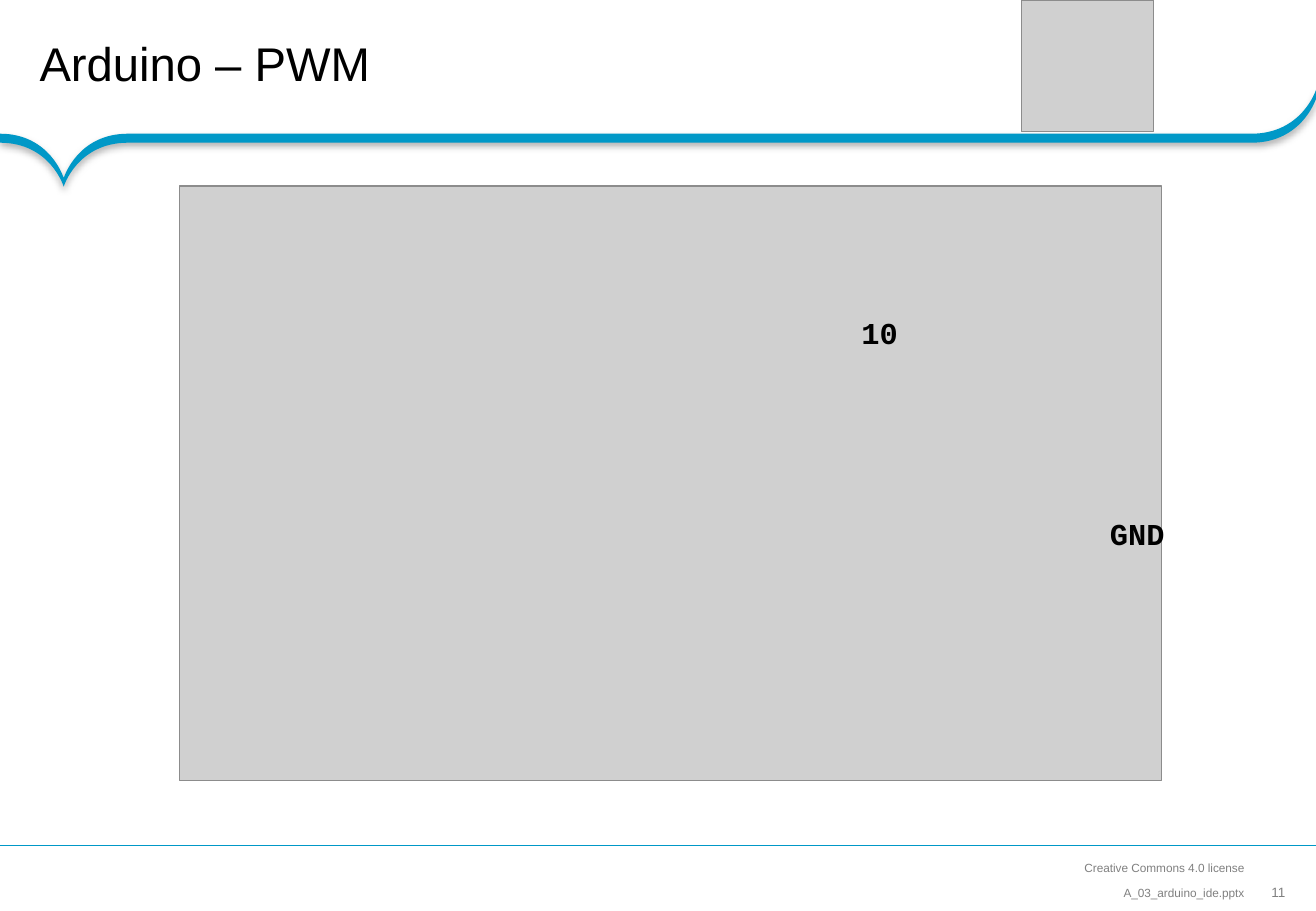
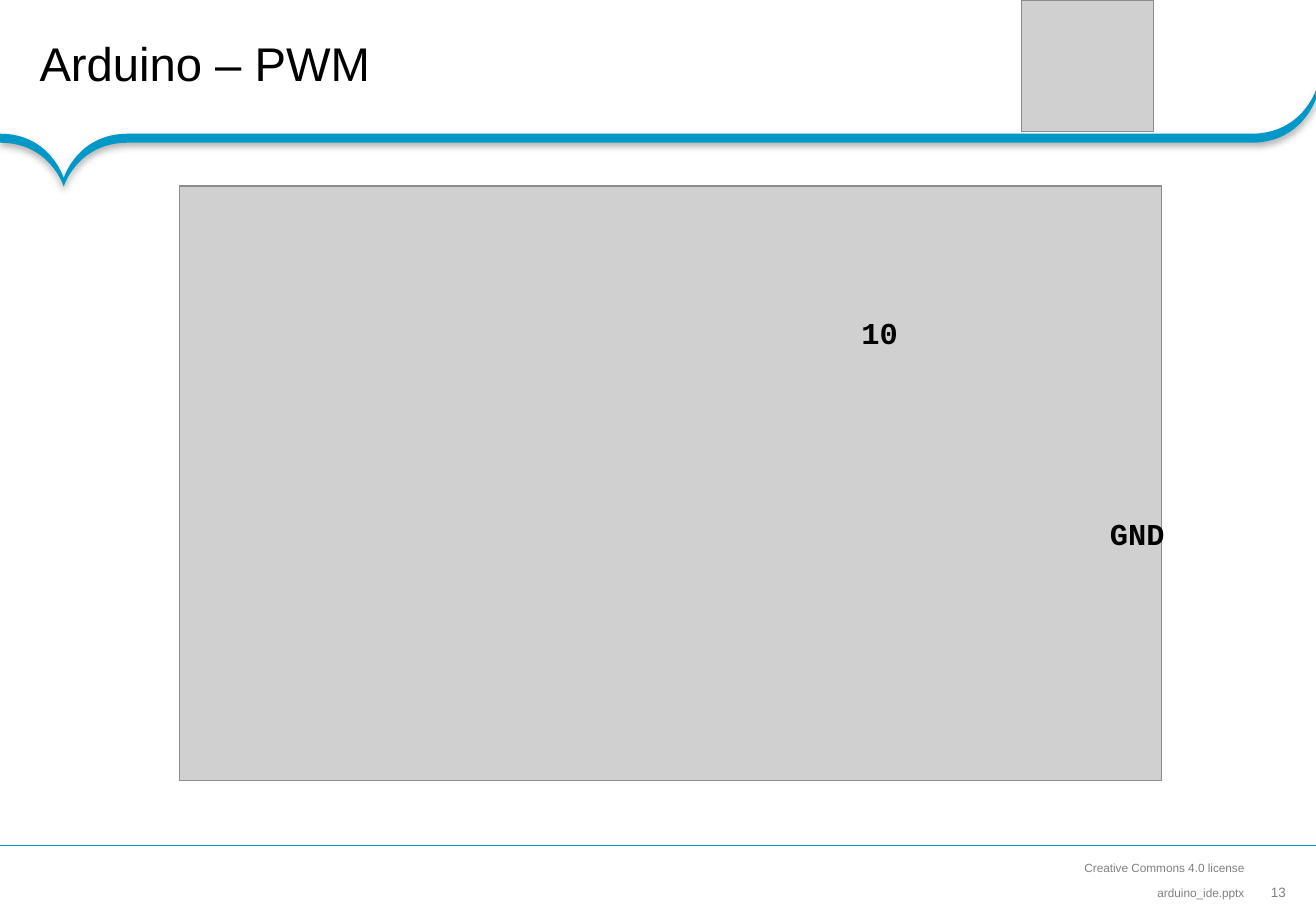
Before and after one commit to RoboCap/wks2016, a slide deck: slide 13 of prezentacje/arduino_ide.pptx (slide 11 before the commit). Drawn at 1316x911 pixels with LibreOffice and Linux fonts; fonts in the diff are those of the drawing; grey boxes stand for pictures; background and template pictures are left out. Boxes give left, top, right and bottom in pixels: in the first picture for what was removed or moved away, otherwise in the second. Text is boxed around its words. In the diff, an @@ line names an element or a change of style, - is before the commit and + after.

Commit message:
Arduino IDE slides updated

```diff
--- a/prezentacje/arduino_ide.pptx
+++ b/prezentacje/arduino_ide.pptx
@@ text at <box>1157,888,1244,899</box>: text changed @@
-A_03_arduino_ide.pptx
+arduino_ide.pptx
@@ page number at <box>1271,887,1286,897</box>: text changed @@
-11
+13
```
Also in this commit, not shown: 10 other slides changed, 2 slides added.
